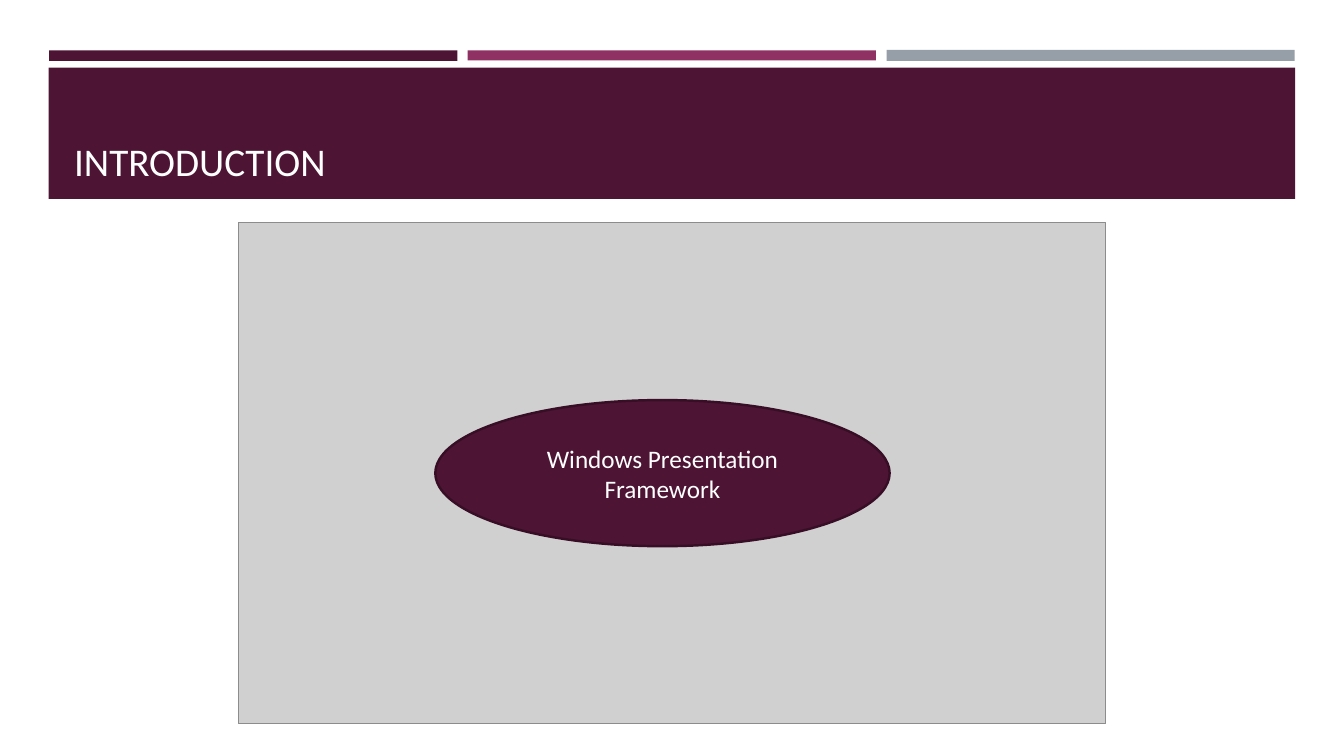
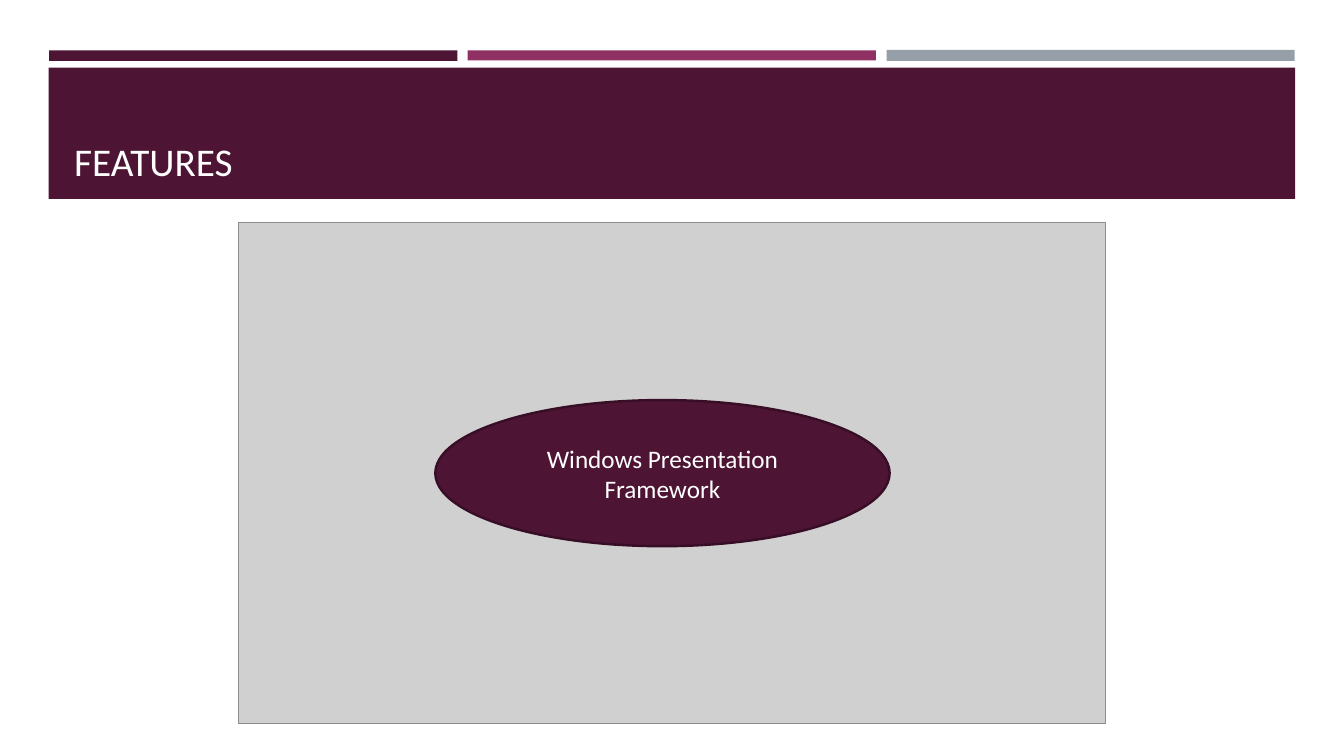
Before and after one commit to solankiravi/WPF-Demo, a slide deck: slide 9 of Introduction.pptx. Drawn at 1344x756 pixels with LibreOffice and Linux fonts; fonts in the diff are those of the drawing; grey boxes stand for pictures. Boxes give left, top, right and bottom in pixels: in the first picture for what was removed or moved away, otherwise in the second. Text is boxed around its words. In the diff, an @@ line names an element or a change of style, - is before the commit and + after.

```diff
--- a/Introduction.pptx
+++ b/Introduction.pptx
@@ title at (74,150,232,177): text changed @@
-INTRODUCTION
+FEATURES
```
Also in this commit, not shown: 2 other files.
